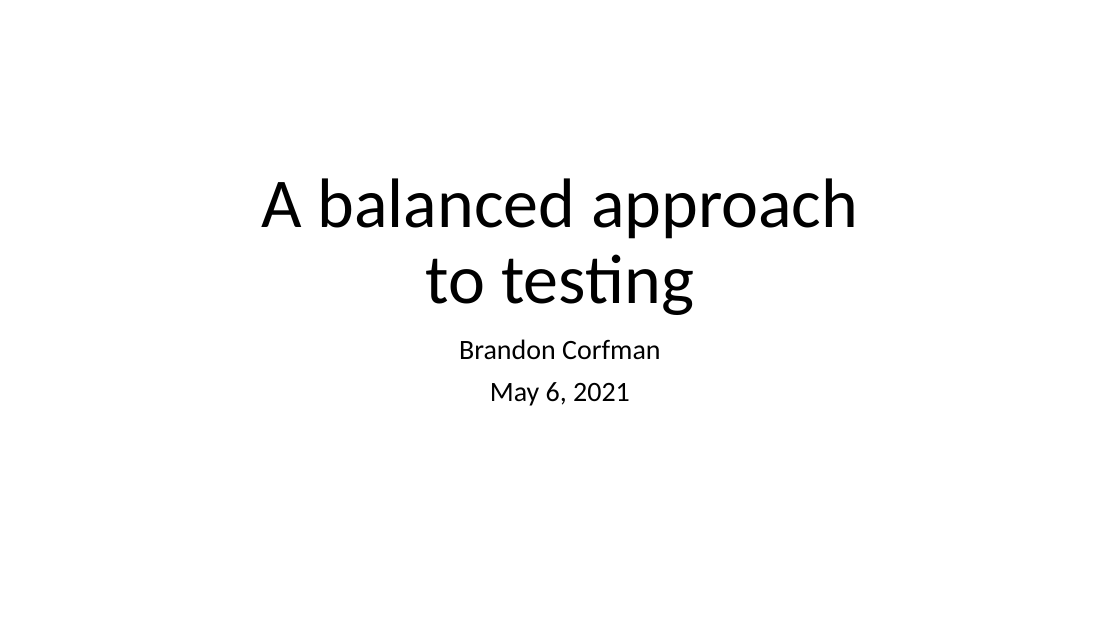
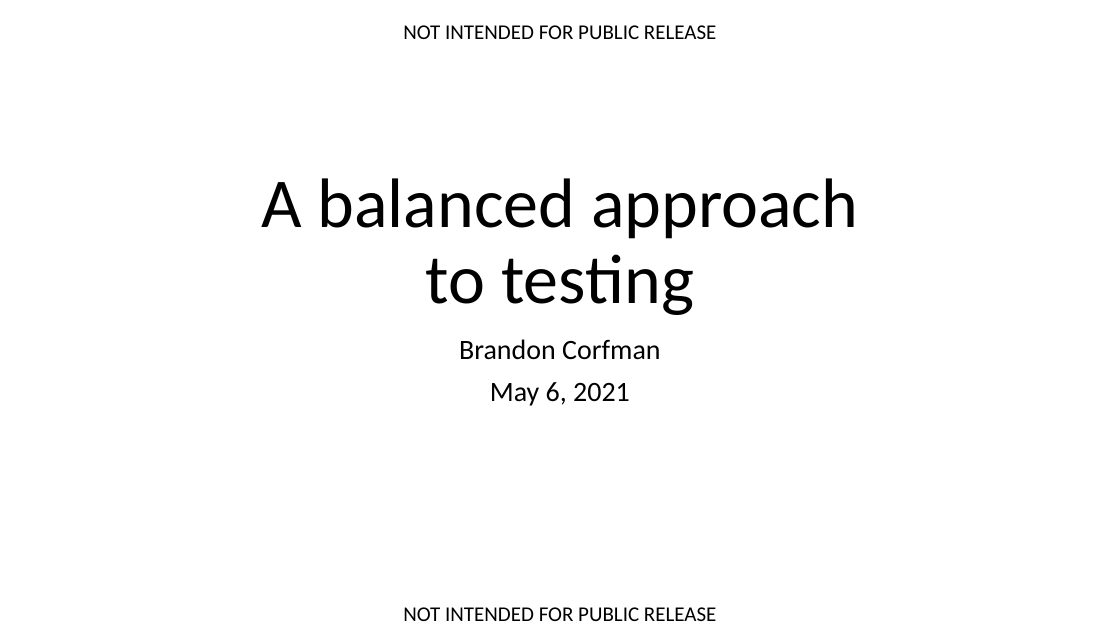
Before and after one commit to bcorfman/grading, a slide deck: slide 1 of doc/A balanced approach to testing (WinBlast CapTeam version).pptx. Drawn at 1120x630 pixels with LibreOffice and Linux fonts; fonts in the diff are those of the drawing. Boxes give left, top, right and bottom in pixels: in the first picture for what was removed or moved away, otherwise in the second. Text is boxed around its words. In the diff, an @@ line names an element or a change of style, - is before the commit and + after.

```diff
--- a/doc/A balanced approach to testing (WinBlast CapTeam version).pptx
+++ b/doc/A balanced approach to testing (WinBlast CapTeam version).pptx
@@ text added at <box>403,25,716,39</box>, 18 pt, text #000000 @@
+NOT INTENDED FOR PUBLIC RELEASE
@@ text added at <box>403,607,716,621</box>, 18 pt, text #000000 @@
+NOT INTENDED FOR PUBLIC RELEASE
```
Also in this commit, not shown: 16 other slides changed, 3 slides added, 1 other file.
